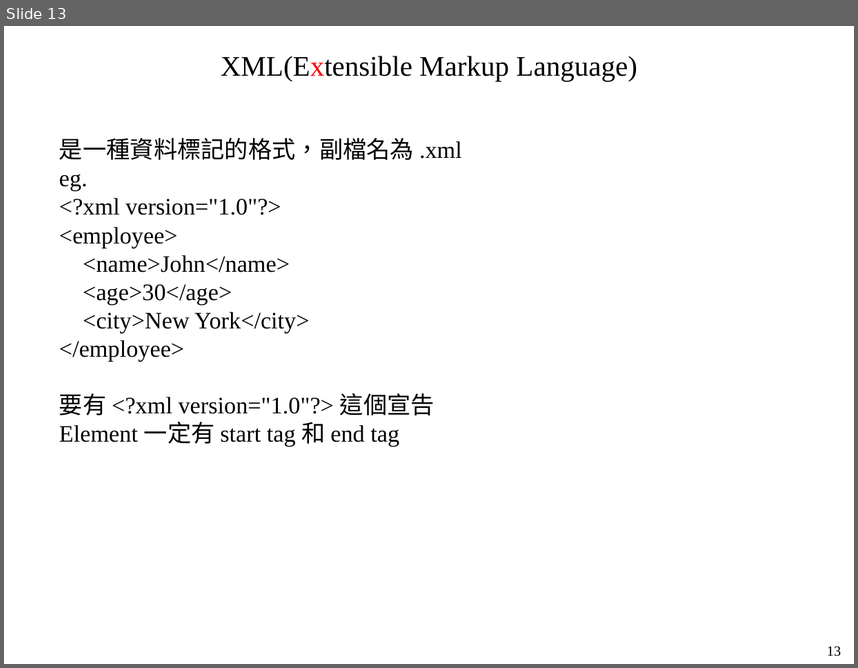
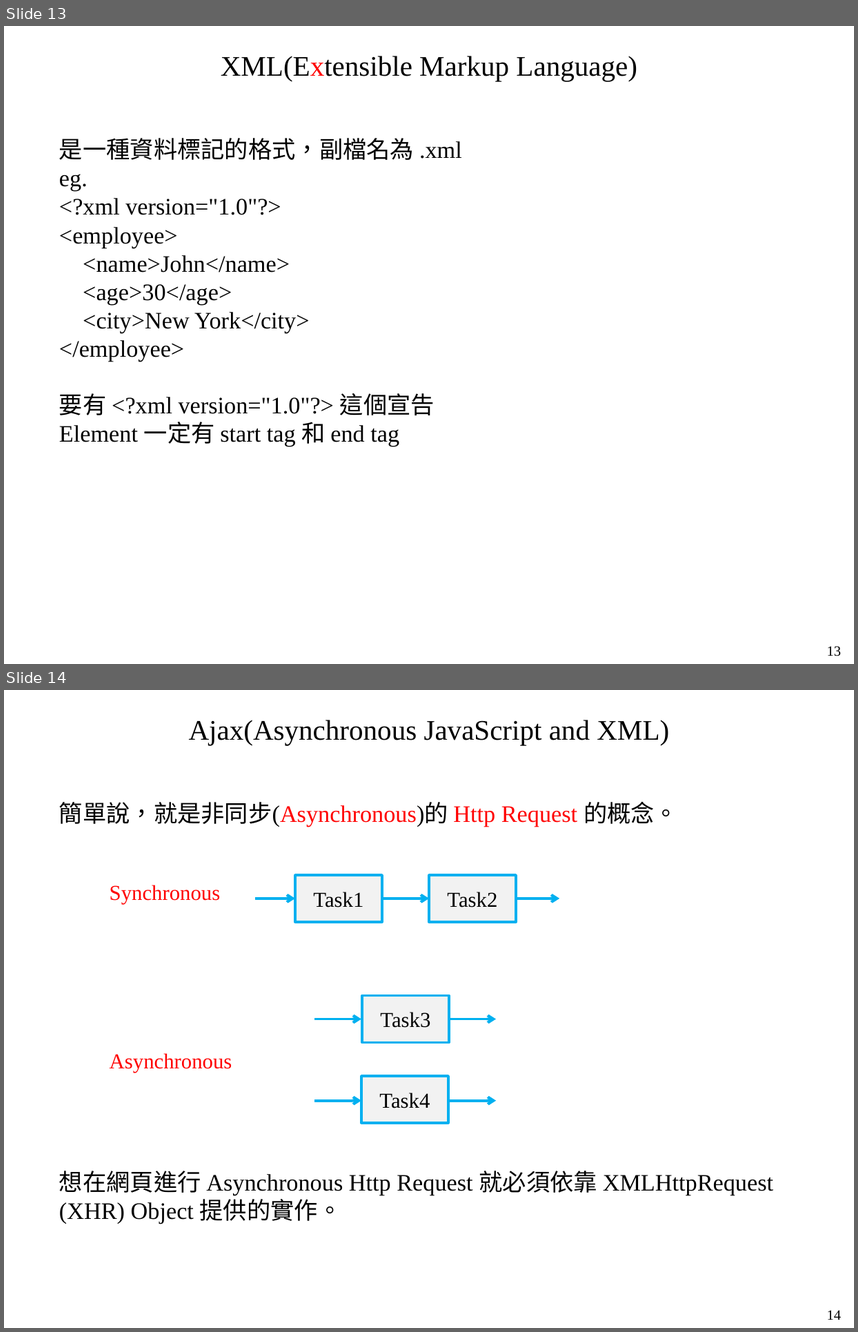
Before and after one commit to mar120434/2021_web_tutor, a slide deck: 動態網頁.pptx. Shown one above the other, each under a label of ours: slide 13 before the commit, slides 13 and 14 after it. The pictures are 858x668 and 858x1332 pixels, drawn with LibreOffice and Linux fonts; fonts in the diff are those of the drawing. Boxes give left, top, right and bottom in pixels: in the first picture for what was removed or moved away, otherwise in the second. Text is boxed around its words. In the diff, an @@ line names an element or a change of style, - is before the commit and + after.

```diff
--- a/動態網頁.pptx
+++ b/動態網頁.pptx
@@ slide 14 added at [4, 690, 854, 1328], background #FFFFFF @@
@@ text added at [189, 720, 669, 745], 24 pt, text #000000 @@
+Ajax(Asynchronous JavaScript and XML)
@@ text added at [59, 801, 773, 1223], 20 pt, text #000000 @@
+簡單說，就是非同步(Asynchronous)的 Http Request 的概念。
+想在網頁進行 Asynchronous Http Request 就必須依靠 XMLHttpRequest (XHR) Object 提供的實作。
@@ rectangle added at [296, 876, 382, 922], fill #F2F2F2, outline #00B0F0 2 pt, 18 pt, text #000000 @@
+Task1
@@ rectangle added at [429, 876, 516, 922], fill #F2F2F2, outline #00B0F0 2 pt, 18 pt, text #000000 @@
+Task2
@@ text added at [110, 885, 221, 904], 18 pt, text #FF0000 @@
+Synchronous
@@ arrow added from (254, 898) to (296, 898), #00B0F0 2.25 pt @@
@@ arrow added from (382, 898) to (429, 898), #00B0F0 2.25 pt @@
@@ arrow added from (516, 898) to (560, 898), #00B0F0 2.25 pt @@
@@ rectangle added at [362, 995, 448, 1042], fill #F2F2F2, outline #00B0F0 2 pt, 18 pt, text #000000 @@
+Task3
@@ arrow added from (314, 1019) to (361, 1019), #00B0F0 2.25 pt @@
@@ arrow added from (450, 1019) to (496, 1019), #00B0F0 2.25 pt @@
@@ text added at [110, 1053, 232, 1072], 18 pt, text #FF0000 @@
+Asynchronous
@@ rectangle added at [361, 1076, 448, 1123], fill #F2F2F2, outline #00B0F0 2 pt, 18 pt, text #000000 @@
+Task4
@@ arrow added from (314, 1101) to (361, 1101), #00B0F0 2.25 pt @@
@@ arrow added from (450, 1101) to (496, 1101), #00B0F0 2.25 pt @@
@@ text added at [827, 1310, 841, 1319], 12 pt, text #000000 @@
+14
```
Also in this commit, not shown: 1 other slide added, 1 other file.
